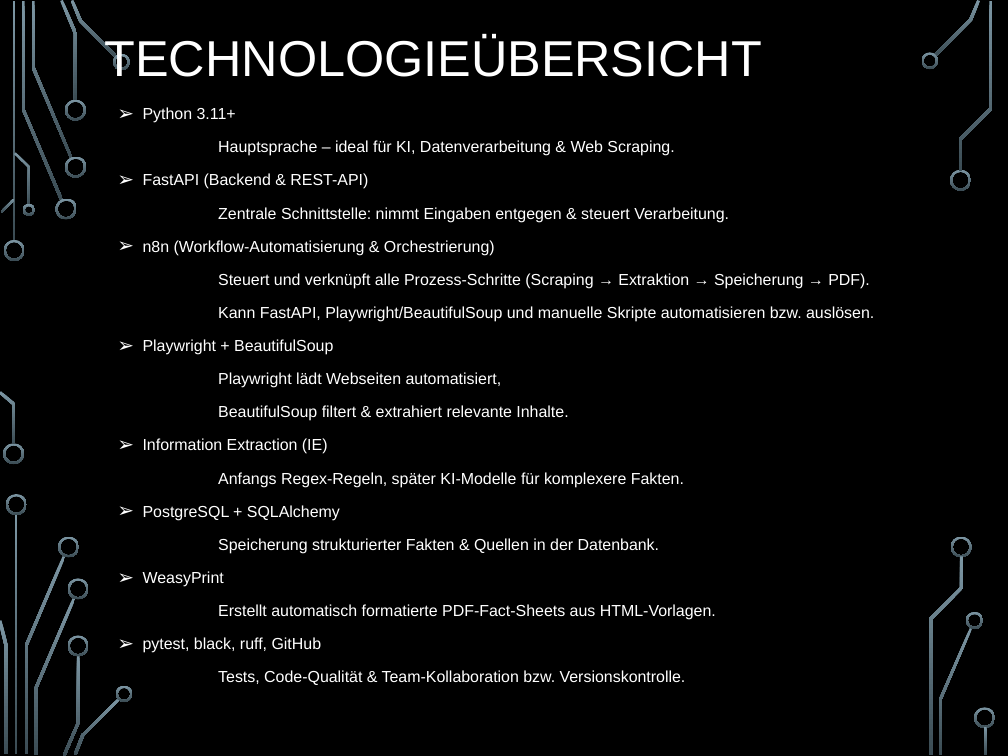
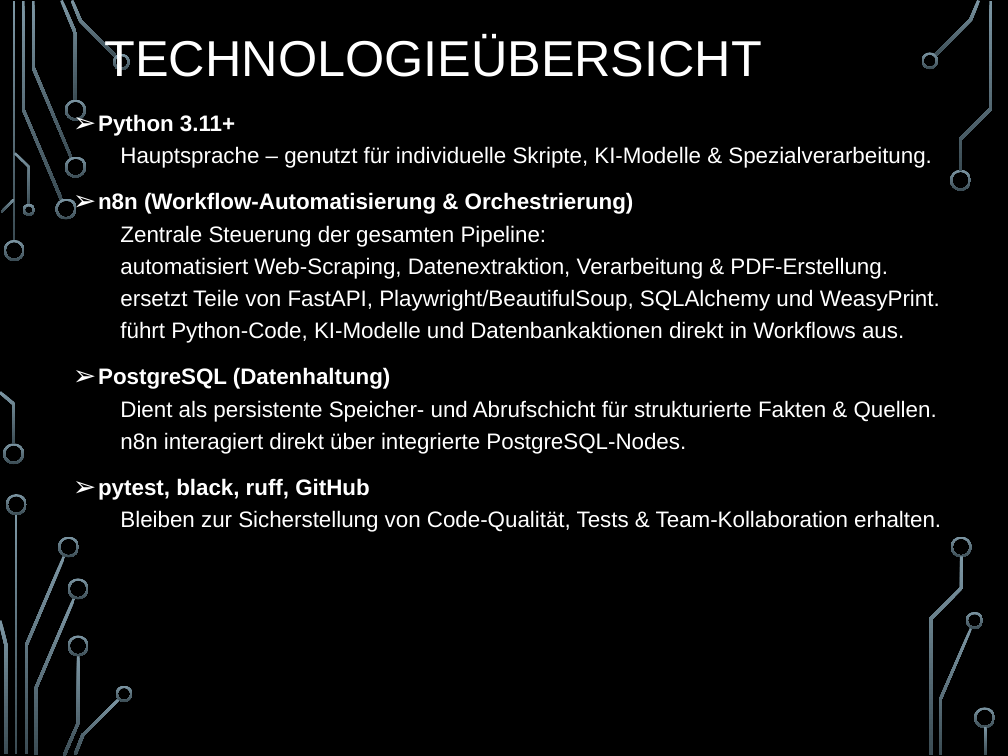
Before and after one commit to jodsals/LookUpAI, a slide deck: slide 6 of Dokumente/LookUpAI_Milestone1_Praesentation.pptx. Drawn at 1008x756 pixels with LibreOffice and Linux fonts; fonts in the diff are those of the drawing; background and template pictures are left out. Boxes give left, top, right and bottom in pixels: in the first picture for what was removed or moved away, otherwise in the second. Text is boxed around its words. In the diff, an @@ line names an element or a change of style, - is before the commit and + after.

```diff
--- a/Dokumente/LookUpAI_Milestone1_Praesentation.pptx
+++ b/Dokumente/LookUpAI_Milestone1_Praesentation.pptx
@@ text at (98, 114, 941, 532): text changed; size 11.4 to 16 pt @@
-➢ Python 3.11+
-Hauptsprache – ideal für KI, Datenverarbeitung & Web Scraping.
-➢ FastAPI (Backend & REST-API)
-Zentrale Schnittstelle: nimmt Eingaben entgegen & steuert Verarbeitung.
-➢ n8n (Workflow-Automatisierung & Orchestrierung)
-Steuert und verknüpft alle Prozess-Schritte (Scraping → Extraktion → Speicherung → PDF).
-Kann FastAPI, Playwright/BeautifulSoup und manuelle Skripte automatisieren bzw. auslösen.
-➢ Playwright + BeautifulSoup
-Playwright lädt Webseiten automatisiert,
-BeautifulSoup filtert & extrahiert relevante Inhalte.
-➢ Information Extraction (IE)
-Anfangs Regex-Regeln, später KI-Modelle für komplexere Fakten.
-➢ PostgreSQL + SQLAlchemy
-Speicherung strukturierter Fakten & Quellen in der Datenbank.
-➢ WeasyPrint
-Erstellt automatisch formatierte PDF-Fact-Sheets aus HTML-Vorlagen.
-➢ pytest, black, ruff, GitHub
-Tests, Code-Qualität & Team-Kollaboration bzw. Versionskontrolle.
+➢ Python 3.11+
+  Hauptsprache – genutzt für individuelle Skripte, KI-Modelle & Spezialverarbeitung.
+➢ n8n (Workflow-Automatisierung & Orchestrierung)
+  Zentrale Steuerung der gesamten Pipeline:
+  automatisiert Web-Scraping, Datenextraktion, Verarbeitung & PDF-Erstellung.
+  ersetzt Teile von FastAPI, Playwright/BeautifulSoup, SQLAlchemy und WeasyPrint.
+  führt Python-Code, KI-Modelle und Datenbankaktionen direkt in Workflows aus.
+➢ PostgreSQL (Datenhaltung)
+  Dient als persistente Speicher- und Abrufschicht für strukturierte Fakten & Quellen.
+  n8n interagiert direkt über integrierte PostgreSQL-Nodes.
+➢ pytest, black, ruff, GitHub
+  Bleiben zur Sicherstellung von Code-Qualität, Tests & Team-Kollaboration erhalten.
```
Also in this commit, not shown: 1 other slide changed, 1 other file.
